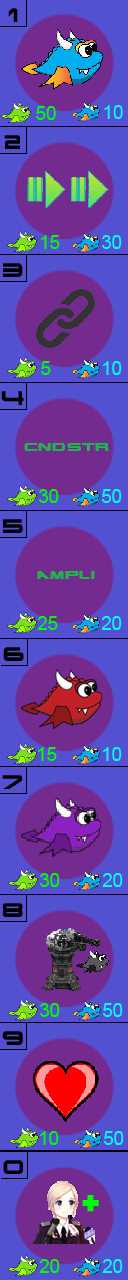
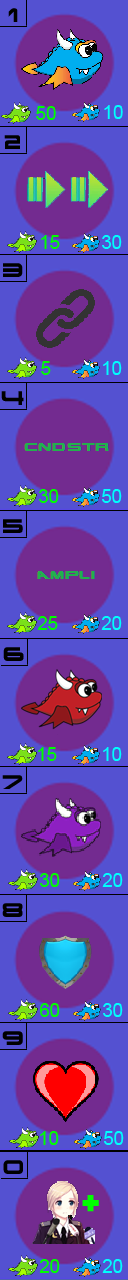
Before/after of a 128x1280 layered artwork. What changed in the layer stack:
renamed "30" to "60", painted on it over [40, 1003, 60, 1017]
renamed "50" to "30", painted on it over [103, 1003, 112, 1017]
added layer "Layer 13" above "Layer 8" over [0, 908, 128, 1022]
